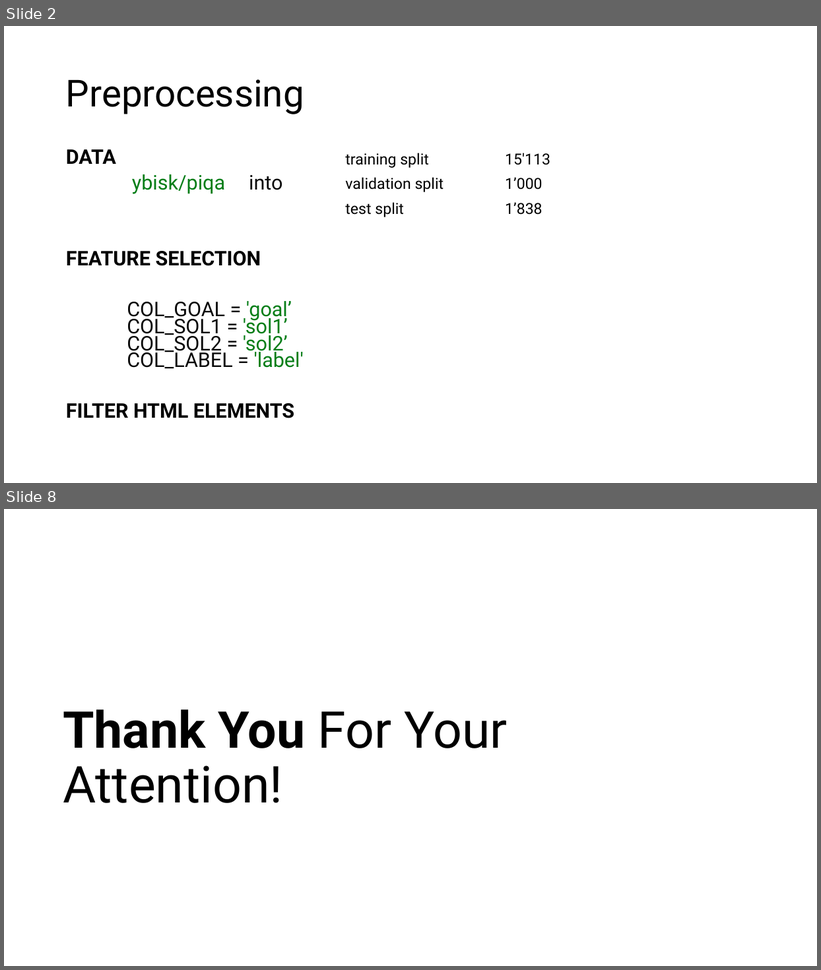
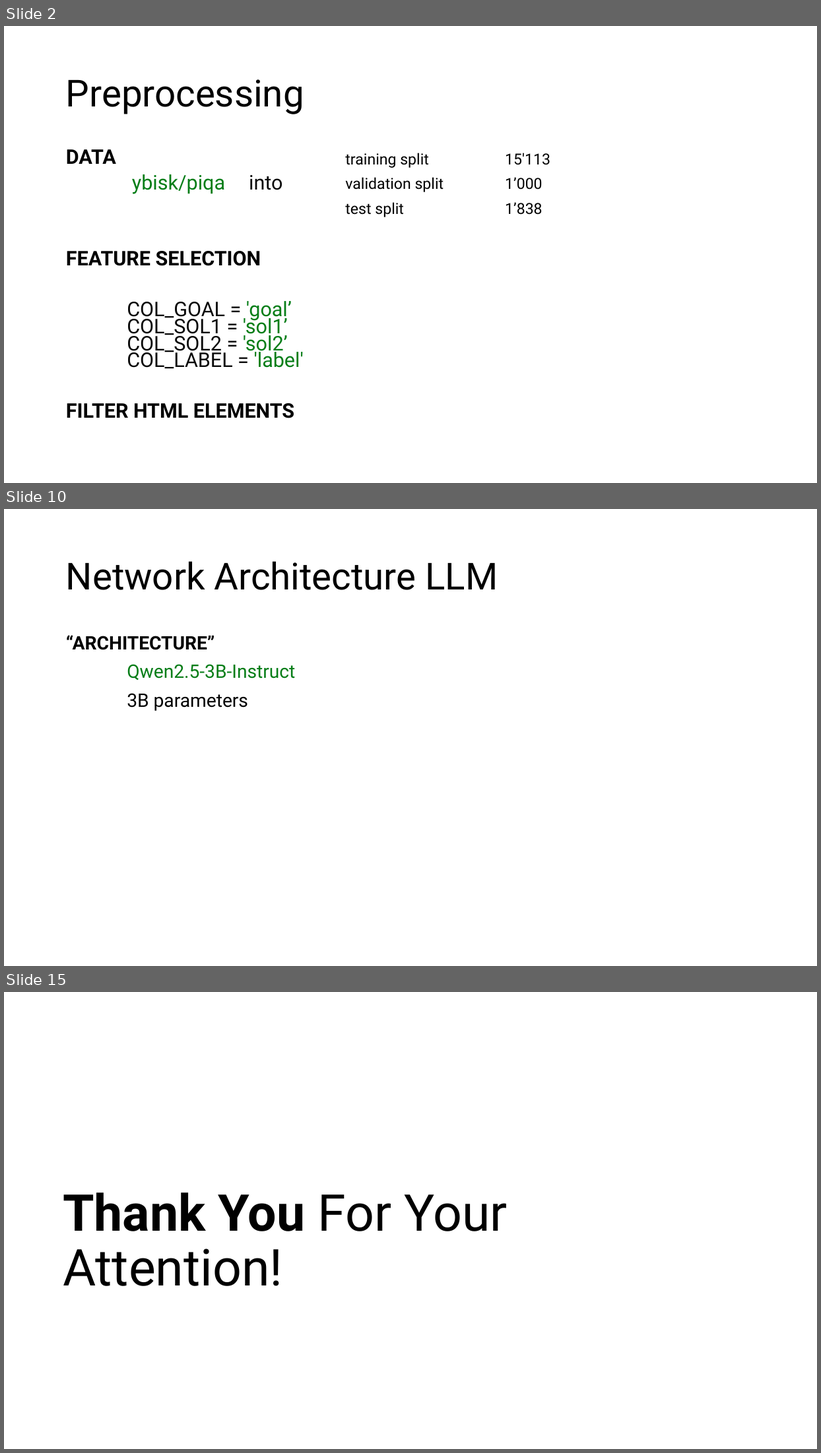
Before and after one commit to saegii/nlp, a slide deck: projects/slides/nlp-project2-presentation.pptx. Shown one above the other, each under a label of ours: slides 2 and 8 before the commit, slides 2, 10 and 15 after it; the slides between them are not shown. The pictures are 821x970 and 821x1453 pixels, drawn with LibreOffice and Linux fonts; fonts in the diff are those of the drawing. Boxes give left, top, right and bottom in pixels: in the first picture for what was removed or moved away, otherwise in the second. Text is boxed around its words. In the diff, an @@ line names an element or a change of style, - is before the commit and + after.

```diff
--- a/projects/slides/nlp-project2-presentation.pptx
+++ b/projects/slides/nlp-project2-presentation.pptx
@@ slide 10 added at box(4, 509, 817, 966), background #FFFFFF @@
@@ text added at box(66, 561, 498, 590), 44 pt, text #000000 @@
+Network Architecture LLM
@@ text added at box(66, 635, 295, 711), 22 pt, text #000000 @@
+“ARCHITECTURE”
+Qwen2.5-3B-Instruct
+3B parameters
@@ what was slide 8 is now slide 15 @@
```
Also in this commit, not shown: 3 slides changed, 9 other slides added, 3 slides removed, 1 other file.
